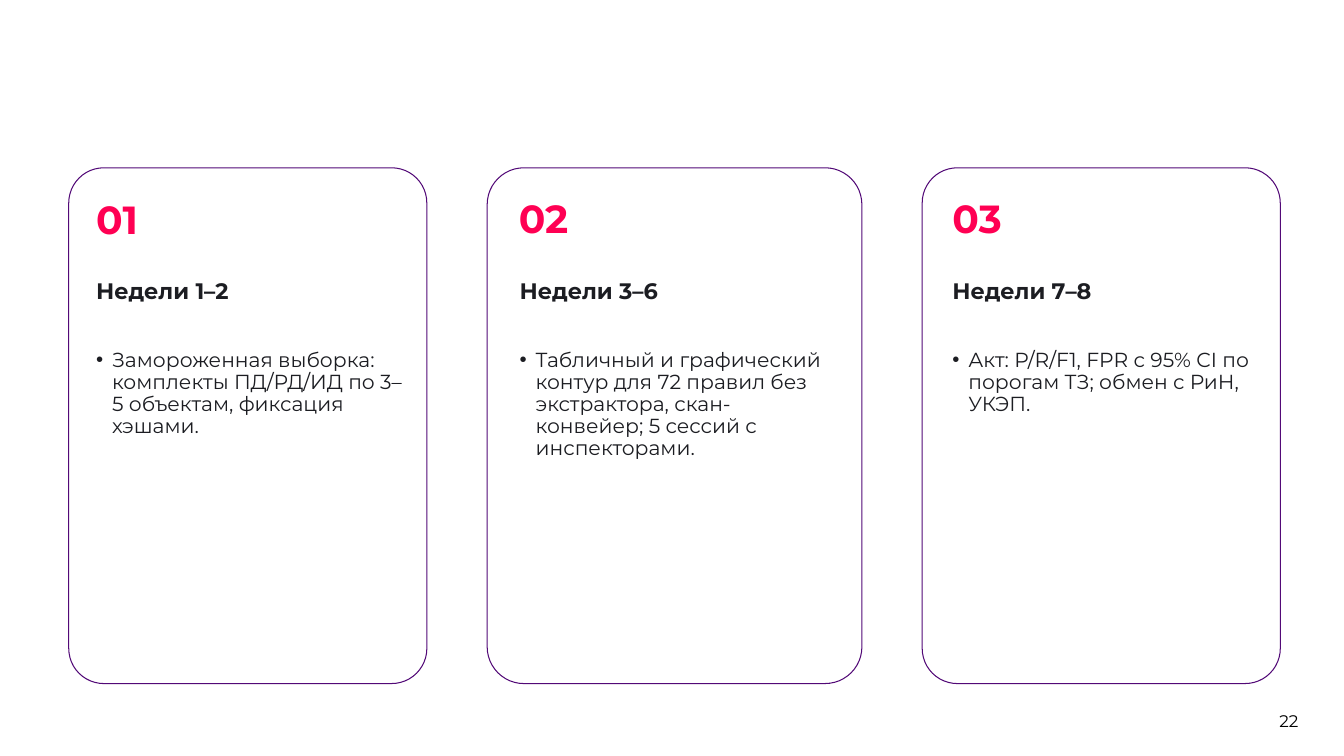
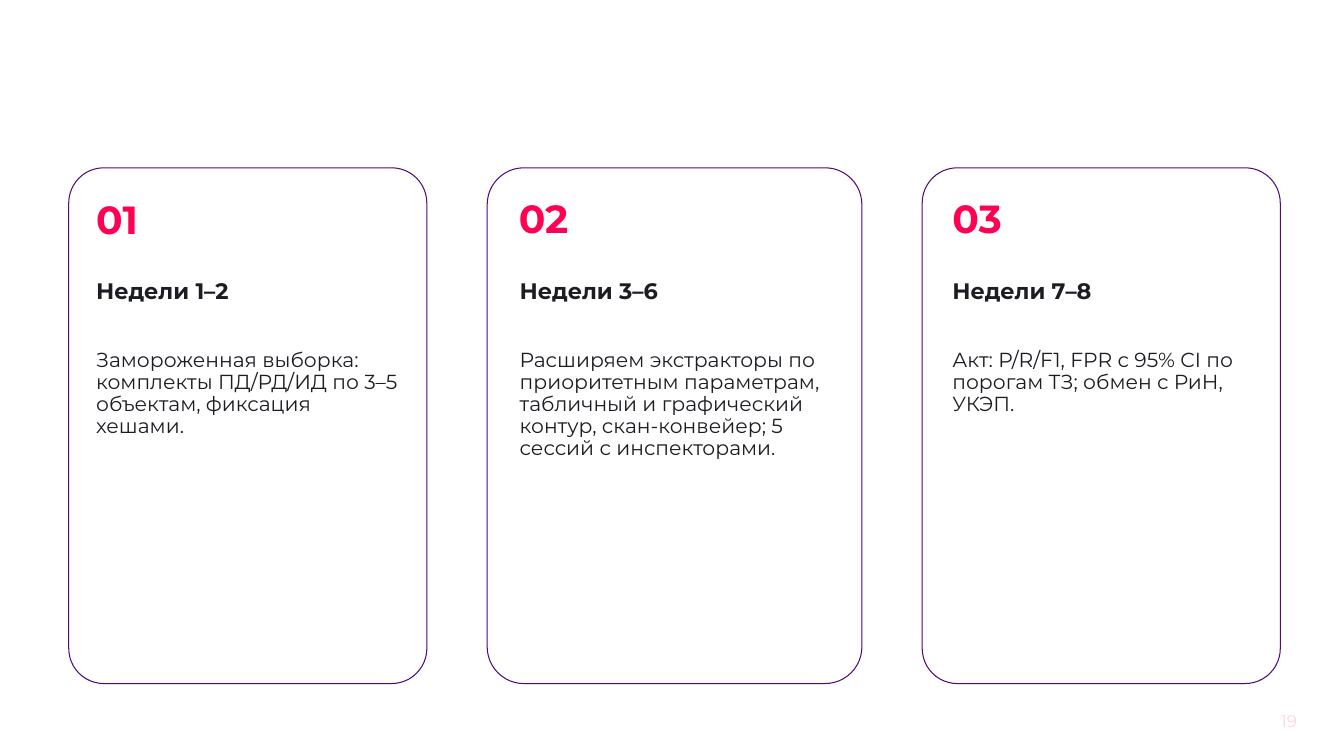
Before and after one commit to KonkovDV/Kontur, a slide deck: slide 19 of submission/03-presentation/Kontur.pptx (slide 22 before the commit). Drawn at 1344x756 pixels with LibreOffice and Linux fonts; fonts in the diff are those of the drawing; background and template pictures are left out. Boxes give left, top, right and bottom in pixels: in the first picture for what was removed or moved away, otherwise in the second. Text is boxed around its words. In the diff, an @@ line names an element or a change of style, - is before the commit and + after.

```diff
--- a/submission/03-presentation/Kontur.pptx
+++ b/submission/03-presentation/Kontur.pptx
@@ text at bbox=[96, 351, 397, 433]: text changed @@
-• Замороженная выборка: комплекты ПД/РД/ИД по 3–5 объектам, фиксация хэшами.
+Замороженная выборка: комплекты ПД/РД/ИД по 3–5 объектам, фиксация хешами.
@@ text at bbox=[520, 352, 819, 459]: text changed @@
-• Табличный и графический контур для 72 правил без экстрактора, скан-конвейер; 5 сессий с инспекторами.
+Расширяем экстракторы по приоритетным параметрам, табличный и графический контур, скан-конвейер; 5 сессий с инспекторами.
@@ text "Акт: P/R/F1, FPR с 95% ..." at bbox=[952, 350, 1233, 411]: bullet • to none @@
@@ text at bbox=[1279, 715, 1298, 727]: text changed; text colour none to #FFD6E3 @@
-22
+19
```
Also in this commit, not shown: 23 other slides changed, 6 slides added, 5 other files.
